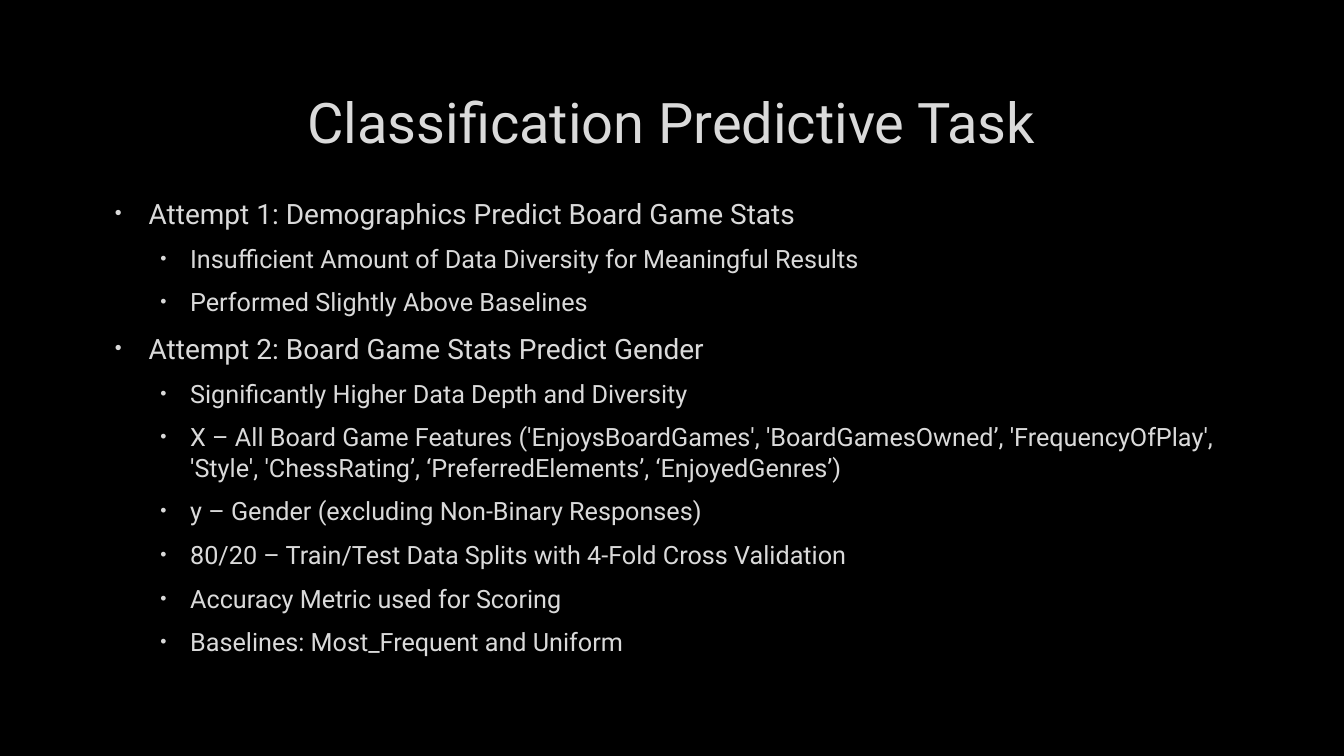
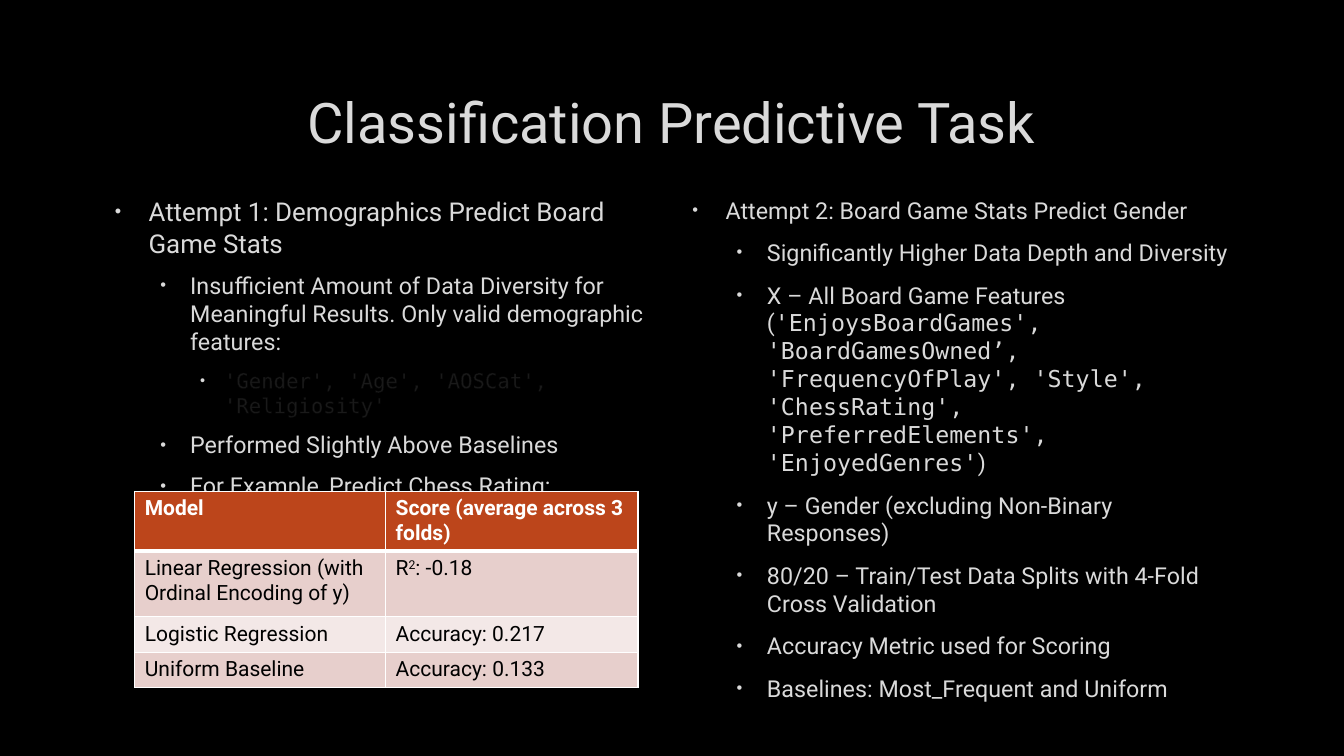
Before and after one commit to sevenwwu/sevenwwu.github.io, a slide deck: slide 14 of write-ups/presentation.pptx (slide 10 before the commit). Drawn at 1344x756 pixels with LibreOffice and Linux fonts; fonts in the diff are those of the drawing; background and template pictures are left out. Boxes give left, top, right and bottom in pixels: in the first picture for what was removed or moved away, otherwise in the second. Text is boxed around its words. In the diff, an @@ line names an element or a change of style, - is before the commit and + after.

Commit message:
updated presentation

```diff
--- a/write-ups/presentation.pptx
+++ b/write-ups/presentation.pptx
@@ text at bbox=[149, 201, 604, 458]: size 20 to 18.5 pt in "Attempt 1: Demographics Predict Board Game Stats"; size 18 to 16.6 pt in "Performed Slightly Above Baselines" @@
@@ text added at bbox=[726, 201, 1228, 702], 16.6 pt, text #DADADA @@
+• Attempt 2: Board Game Stats Predict Gender
+• Significantly Higher Data Depth and Diversity
+• X – All Board Game Features ('EnjoysBoardGames', 'BoardGamesOwned’, 'FrequencyOfPlay', 'Style', 'ChessRating', 'PreferredElements', 'EnjoyedGenres')
+• y – Gender (excluding Non-Binary Responses)
+• 80/20 – Train/Test Data Splits with 4-Fold Cross Validation
+• Accuracy Metric used for Scoring
+• Baselines: Most_Frequent and Uniform
@@ text at bbox=[190, 276, 643, 351]: text changed; size 18 to 16.6 pt @@
-  • Insufficient Amount of Data Diversity for Meaningful Results
+  • Insufficient Amount of Data Diversity for Meaningful Results. Only valid demographic features:
+    • 'Gender', 'Age', 'AOSCat', 'Religiosity'
@@ text at bbox=[190, 473, 551, 500]: text changed; size 18 to 16.6 pt @@
-• Attempt 2: Board Game Stats Predict Gender
-  • Significantly Higher Data Depth and Diversity
-  • X – All Board Game Features ('EnjoysBoardGames', 'BoardGamesOwned’, 'FrequencyOfPlay', 'Style', 'ChessRating’, ‘PreferredElements’, ‘EnjoyedGenres’)
-  • y – Gender (excluding Non-Binary Responses)
-  • 80/20 – Train/Test Data Splits with 4-Fold Cross Validation
-  • Accuracy Metric used for Scoring
-  • Baselines: Most_Frequent and Uniform
+  • For Example, Predict Chess Rating:
@@ table added at bbox=[135, 492, 638, 690], 4 rows, 2 columns @@
+Model | Score (average across 3 folds)
+Linear Regression (with Ordinal Encoding of y) | R2: -0.18
+Logistic Regression | Accuracy: 0.217
+Uniform Baseline | Accuracy: 0.133
```
Also in this commit, not shown: 6 other slides changed, 6 slides added, 2 slides removed.
